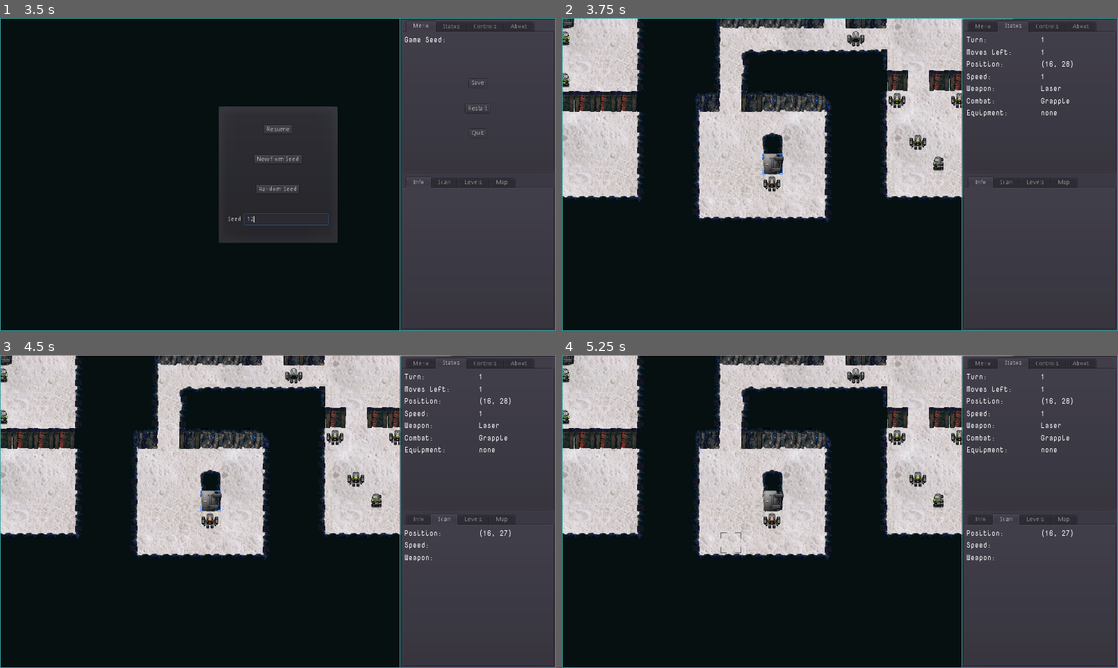
Above: before the commit, frames 1-4 (two rows, left to right).
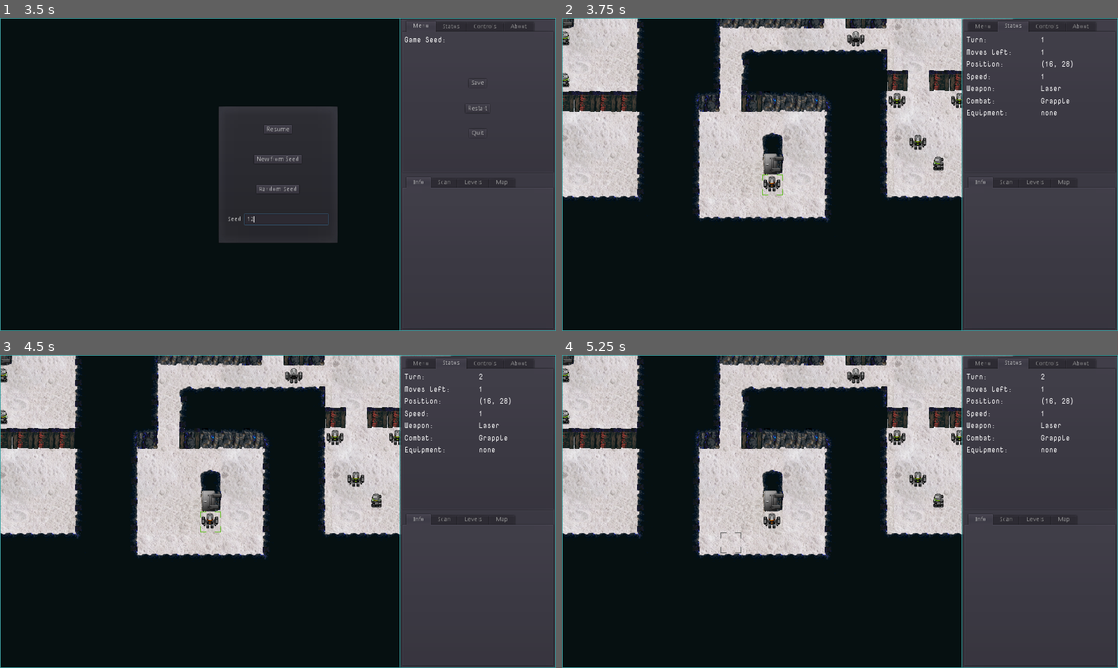
Above: after the commit, the same moments.

Repository: sarrowsmith/quasidroid
Game: Godot game, scene res://Main.tscn
Same seed, same stepped clock (60 frames per second), same inputs: the game is played once before the commit and once after it.
Inputs (mouse positions are in pixels of both pictures, inside the frame that each line leads up to):
- Up to frame 1 (3.5 s): click (289, 218) at 0.52 s; type "12" at 0.6 s; click "Restart" at 1.25 s; click "Restart" at 2 s; click "Restart" at 2.75 s
- Up to frame 2 (3.75 s): click "New from Seed" at 3.5 s
- Up to frame 3 (4.5 s): tap Enter at 4.25 s; move the mouse to (400, 495) at 4.27 s; tap R at 4.35 s; click (400, 495) at 4.42 s
- Up to frame 4 (5.25 s): tap Delete (map_reset) at 5 s; move the mouse to (728, 527) at 5.02 s; hold S from 5.03 s (still down); tap Q at 5.1 s

Frame 1 is identical in both runs. In frame 2, less than 0.1% of the frame differs, in the area x 36-40%, y 43-57%; in frame 3, 0.3%, in the area x 36-92%, y 6-66%; in frame 4, 0.2%.
Error before the commit: Invalid set index 'text' (on base: 'VBoxContainer') with value of type 'String'. (res://World.gd:53)
Error after the commit: Invalid get index '(16, 28)' (on base: 'Dictionary'). (res://levels/Level.gd:171)

Commit message:
Hook for scavanging

Diff:
--- a/robots/Player.gd
+++ b/robots/Player.gd
@@ -156,7 +156,10 @@
 
 func check_location():
 	if not level.access.has(location):
-		return
+		for r in level.rogues:
+			if r.state == DEAD and r.location == location:
+				scavange(r)
+				return
 	var lift =  level.lift_at(location)
 	if lift:
 		emit_signal("change_level", lift.to)
@@ -165,3 +168,7 @@
 		level.set_cursor(location)
 		show_info()
 		level.activate(location)
+
+
+func scavange(other):
+	pass
--- a/robots/Robot.gd
+++ b/robots/Robot.gd
@@ -152,7 +152,11 @@
 			if is_player:
 				for r in level.rogues:
 					if r.location == target:
-						attack(r)
+						if r.state == DEAD:
+							move(target)
+						else:
+							attack(r)
+						break
 		_:
 			moves += 1 # because we've already paid for the move, pay back the no-op
 	set_sprite()
